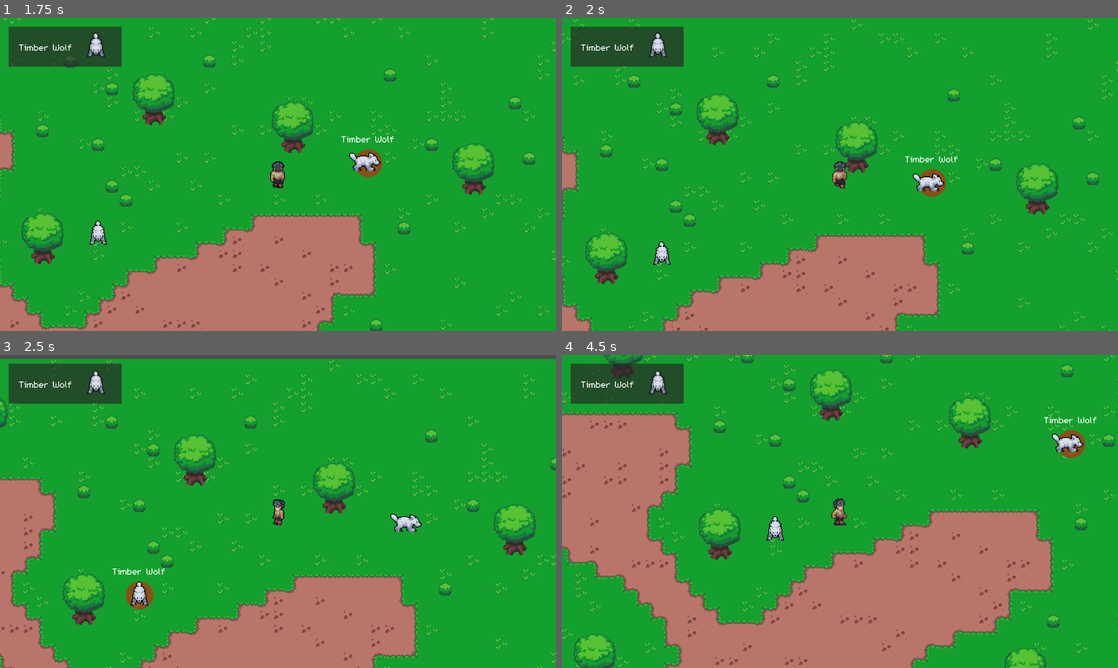
Above: before the commit, frames 1-4 (two rows, left to right).
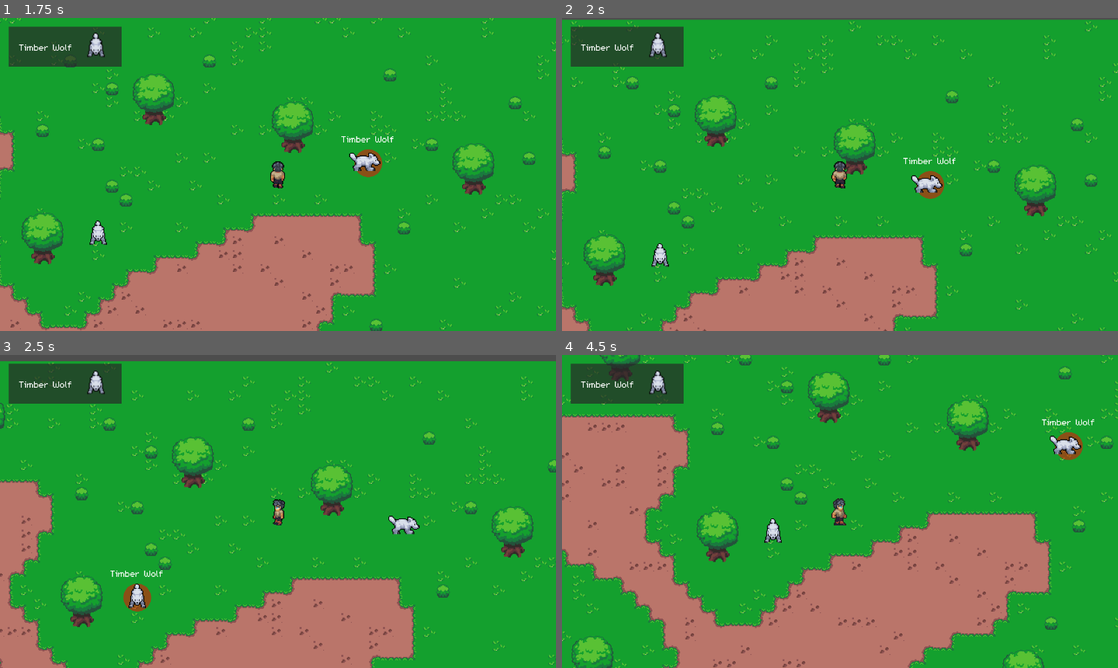
Above: after the commit, the same moments.

Repository: nexus482/shadows-of-azara
Game: Godot game, scene res://World.tscn
Same seed, same stepped clock (60 frames per second), same inputs: the game is played once before the commit and once after it.
Inputs (mouse positions are in pixels of both pictures, inside the frame that each line leads up to):
- Up to frame 1 (1.75 s): move the mouse to (250, 237) at 0.52 s; hold Up (ui_up) from 0.53 s (still down); tap Tab (tab_target) at 0.6, 1.35 s; click (250, 237) at 0.67 s; move the mouse to (444, 221) at 1.27 s
- Up to frame 2 (2 s): keep holding Up (ui_up)
- Up to frame 3 (2.5 s): move the mouse to (111, 464) at 2.02 s; release Up (ui_up) at 2.03 s; hold Left (ui_left) from 2.03 s (still down); tap Tab (tab_target) at 2.1 s
- Up to frame 4 (4.5 s): move the mouse to (867, 511) at 2.77 s; tap Tab (tab_target) at 2.85, 3.6, 4.35 s; click (867, 511) at 2.92 s; move the mouse to (756, 433) at 3.52 s; release Left (ui_left) at 3.53 s; hold Down (ui_down) 3.53-4.28 s; move the mouse to (962, 495) at 4.27 s; hold Right (ui_right) from 4.28 s (still down)

Frame 1 is identical in both runs. In frame 2, 8.2% of the frame differs, in the area x 0-100%, y 0-100%; in frame 3, 9.2%; in frame 4, 10%.

Commit message:
Tree collision

Diff:
--- a/creature/wolf/Wolf.tscn
+++ b/creature/wolf/Wolf.tscn
@@ -305,18 +305,19 @@
 "speed": 5.0
 }]
 
-[sub_resource type="RectangleShape2D" id="RectangleShape2D_v0pfh"]
-size = Vector2(10, 8)
+[sub_resource type="CapsuleShape2D" id="CapsuleShape2D_v0pfh"]
+radius = 5.0
+height = 12.0
 
 [node name="Wolf" instance=ExtResource("1_55onw")]
 display_name = "Timber Wolf"
 
 [node name="Sprite" parent="." index="0"]
 sprite_frames = SubResource("SpriteFrames_34ec7")
-animation = &"idle_right"
+animation = &"idle_left"
 
 [node name="Collision" parent="." index="1"]
 visible = true
 position = Vector2(0, -1)
-shape = SubResource("RectangleShape2D_v0pfh")
+shape = SubResource("CapsuleShape2D_v0pfh")
 disabled = false
--- a/zones/Cliffhaven.tscn
+++ b/zones/Cliffhaven.tscn
@@ -95,7 +95,7 @@
 0:0/0 = 0
 0:0/0/texture_origin = Vector2i(0, 20)
 0:0/0/y_sort_origin = 4
-0:0/0/physics_layer_0/polygon_0/points = PackedVector2Array(-9.8023, -4.85619, 9.44258, -5.03604, 16.2772, 3.59717, -13.5793, 3.41732)
+0:0/0/physics_layer_0/polygon_0/points = PackedVector2Array(-8, -8, 8, -8, 8, 8, -8, 8)
 0:5/0 = 0
 0:5/0/y_sort_origin = -6
 
